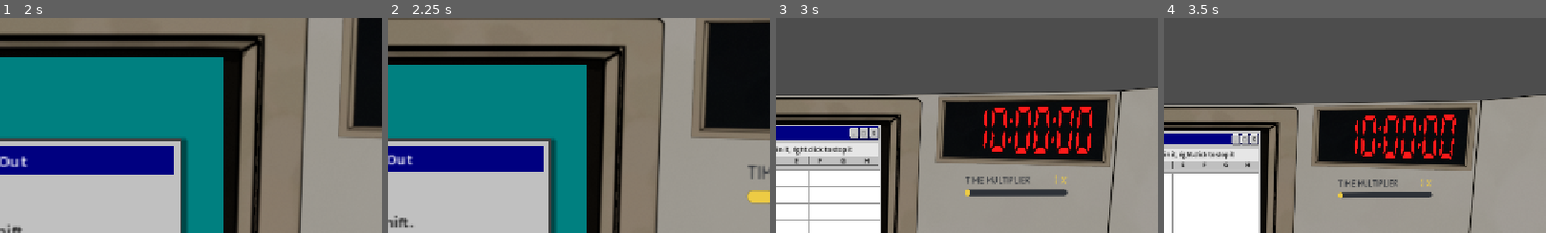
Above: before the commit, frames 1-4 (left to right).
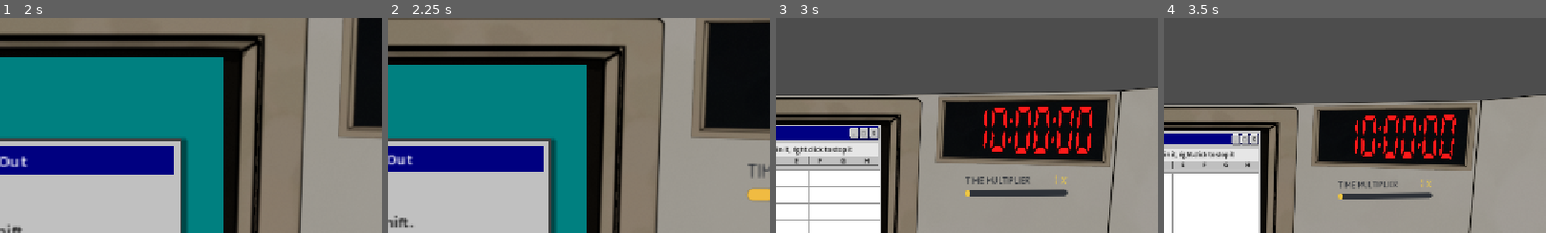
Above: after the commit, the same moments.

Repository: Jelleas/gmtk-2026
Game: Godot game, scene res://src/main.tscn
The game is run twice, just before and just after one commit, with the same random seed, the same clock (stepped at 60 frames per second) and the same inputs.
Inputs:
- Up to frame 1 (2 s): click "Spreadsheet" at 0.5 s; click "Video Distraction" at 1.25 s
- Up to frame 2 (2.25 s): click "Log On" at 2 s
- Up to frame 3 (3 s): click "Start" at 2.75 s
- Up to frame 4 (3.5 s): no input
The pictures show only the part of the screen within x 50-100%, y 0-50%; the shares and areas given below are measured in that part.

Frame 1 is identical in both runs. In frame 2, 0.3% of the frame differs, in the area x 94-100%, y 67-87%; in frame 3, 0.3%; in frame 4, 0.7%, in the area x 45-71%, y 75-85%.

Commit message:
polishing

Diff:
--- /dev/null
+++ b/src/audio/loop_sound.gd
@@ -0,0 +1,77 @@
+class_name LoopSound
+extends Node
+
+## A sound that runs for as long as something keeps happening, rather than once
+## per event. Typing is the case it was written for: a keystroke is too short to
+## hang a clip off, but a burst of them wants a continuous clatter that trails
+## off when the player stops.
+##
+## Call bump() on every event. The first one starts the loop; the rest just push
+## the silence back. Once they stop coming, the sound fades rather than cutting.
+
+## How long after the last bump() the sound starts going away.
+@export var idle_seconds := 0.25
+@export var fade_seconds := 0.3
+@export var volume_db := -6.0
+## Re-rolled on every fresh start so a long stretch of typing does not sound like
+## the same three seconds on repeat.
+@export var pitch_range := Vector2(0.94, 1.08)
+## Where the fade lands. Low enough to be gone before the player is stopped.
+@export var silent_db := -40.0
+
+var player: AudioStreamPlayer
+var idle_timer: Timer
+var fade_tween: Tween
+
+func setup(stream: AudioStream) -> void:
+	player = AudioStreamPlayer.new()
+	# Duplicated before being made to loop: the import is shared with anything else
+	# that preloads the same file, and looping is this node's business alone.
+	var looping := stream.duplicate()
+	if "loop" in looping:
+		looping.loop = true
+	player.stream = looping
+	add_child(player)
+
+	idle_timer = Timer.new()
+	idle_timer.one_shot = true
+	idle_timer.wait_time = idle_seconds
+	idle_timer.timeout.connect(fade_out)
+	add_child(idle_timer)
+
+## Another event happened: start the sound if it is not going, and either way put
+## off the fade.
+func bump() -> void:
+	if player == null:
+		return
+
+	if fade_tween:
+		fade_tween.kill()
+		fade_tween = null
+
+	player.volume_db = volume_db
+	if not player.playing:
+		player.pitch_scale = randf_range(pitch_range.x, pitch_range.y)
+		player.play()
+	idle_timer.start(idle_seconds)
+
+func fade_out() -> void:
+	if player == null or not player.playing:
+		return
+
+	idle_timer.stop()
+	fade_tween = create_tween()
+	fade_tween.tween_property(player, "volume_db", silent_db, fade_seconds)
+	fade_tween.tween_callback(player.stop)
+
+## Cuts the sound dead, for when the moment it belonged to is over rather than
+## merely quiet.
+func stop() -> void:
+	if player == null:
+		return
+
+	if fade_tween:
+		fade_tween.kill()
+		fade_tween = null
+	idle_timer.stop()
+	player.stop()
--- a/src/audio/sfx.gd
+++ b/src/audio/sfx.gd
@@ -6,6 +6,12 @@
 
 const DRAWER_OPEN := preload("res://resources/audio/drawer1.mp3")
 const DRAWER_CLOSE := preload("res://resources/audio/drawer2.mp3")
+
+## The mouse, for the things the player clicks on the computer rather than on the
+## desk. The desk props have their own sounds and do not want this on top.
+const MOUSE_CLICK := preload("res://resources/audio/mouse-click.mp3")
+const MOUSE_CLICK_DB := -8.0
+const MOUSE_CLICK_PITCH := Vector2(0.94, 1.06)
 
 ## The boss thinking it over on the way up. Picked at random so a long shift
 ## doesn't turn into the same syllable over and over.
@@ -57,6 +63,11 @@
 
 	play(streams[index], volume_db, pitch)
 
+## The click, at the volume and with the spread of pitch it wants everywhere it
+## is used, so no call site has to remember them.
+func play_click() -> void:
+	play(MOUSE_CLICK, MOUSE_CLICK_DB, randf_range(MOUSE_CLICK_PITCH.x, MOUSE_CLICK_PITCH.y))
+
 func _free_player() -> AudioStreamPlayer:
 	for player in _players:
 		if not player.playing:
--- a/src/clock/clock.gd
+++ b/src/clock/clock.gd
@@ -1,6 +1,6 @@
 extends Node2D
 
-signal total_multiplier_changed(multiplier: float, cap: float)
+signal total_multiplier_changed(multiplier: float, cap: float, active_count: int)
 
 @onready var clock_viewport: SubViewport = $ClockViewport
 @onready var clock_surface: Polygon2D = $ClockSurface
@@ -35,6 +35,11 @@
 ## tools/balance_sim.gd measures it - re-run that after touching MIN_DRAG.
 const DRAG_SCALE := 0.86
 
+## What the clock face does once the day is on its last hour, which is a quarter
+## of the round and wants to read as a moment rather than a stall.
+const LAST_HOUR_TINT := Color(1.0, 0.45, 0.4, 1.0)
+const LAST_HOUR_PULSE_SECONDS := 0.9
+
 var realtime = 0.0
 var time = 10 * 3600
 var last_hour_announced := false
@@ -46,6 +51,7 @@
 	EventBus.activity_ended.connect(on_activity_end)
 	EventBus.punishment_started.connect(on_punishment_start)
 	EventBus.punishment_ended.connect(on_punishment_end)
+	EventBus.last_hour_started.connect(on_last_hour_start)
 
 	%TimeLabel.text = format_time(time)
 	_update_multiplier_display()
@@ -103,15 +109,22 @@
 
 func positive_multiplier() -> float:
 	var total := 1.0
+	for bonus in active_bonuses.values():
+		if bonus > 0.0:
+			total += bonus
+	return total * combo_bonus()
+
+## How many distractions are really running. A punishment cuts one off by zeroing
+## its bonus rather than ending it, and one worth nothing is not part of a combo.
+func active_bonus_count() -> int:
 	var active := 0
-	# A punishment cuts a distraction off by zeroing its bonus rather than ending
-	# it, so those must not be counted towards the combo either.
 	for bonus in active_bonuses.values():
-		if bonus <= 0.0:
-			continue
-		total += bonus
-		active += 1
-	return total * COMBO_BONUS[mini(active, COMBO_BONUS.size() - 1)]
+		if bonus > 0.0:
+			active += 1
+	return active
+
+func combo_bonus() -> float:
+	return COMBO_BONUS[mini(active_bonus_count(), COMBO_BONUS.size() - 1)]
 
 func max_total_multiplier() -> float:
 	return MAX_TOTAL_MULTIPLIER
@@ -121,4 +134,14 @@
 	return DRAG_SCALE * maxf(MIN_DRAG, 1 / exp(hours / (10 - hours)))
 
 func _update_multiplier_display() -> void:
-	total_multiplier_changed.emit(positive_multiplier(), MAX_TOTAL_MULTIPLIER)
+	total_multiplier_changed.emit(positive_multiplier(), MAX_TOTAL_MULTIPLIER, active_bonus_count())
+
+## Home time is close enough to see. The face keeps pulsing for the rest of the
+## day - this is the stretch the drag curve makes a quarter of the round, so it
+## should look like it was meant.
+func on_last_hour_start() -> void:
+	var pulse := create_tween().set_loops()
+	pulse.tween_property(clock_surface, "modulate", LAST_HOUR_TINT, LAST_HOUR_PULSE_SECONDS) \
+		.set_trans(Tween.TRANS_SINE)
+	pulse.tween_property(clock_surface, "modulate", Color.WHITE, LAST_HOUR_PULSE_SECONDS) \
+		.set_trans(Tween.TRANS_SINE)
--- a/src/computer/computer.gd
+++ b/src/computer/computer.gd
@@ -90,7 +90,11 @@
 	_on_taskbar_tab_changed(tab)
 
 
+## The taskbar buttons the player presses. show_tab() is the same move made for
+## them by something else - the punishment dragging them back to the spreadsheet,
+## the day ending - and stays silent.
 func _select_task(tab: int) -> void:
+	Sfx.play_click()
 	show_tab(tab)
 
 
--- a/src/computer/spreadsheet/spreadsheet.gd
+++ b/src/computer/spreadsheet/spreadsheet.gd
@@ -12,8 +12,10 @@
 const MIN_CELL_FONT_SIZE := 6
 const HEADER_COLOR := Color(0.75, 0.75, 0.75, 1)
 const HEADER_BORDER_COLOR := Color(0.4, 0.4, 0.4, 1)
+const TYPING_SOUND := preload("res://resources/audio/typing.mp3")
 
 var cell_edits: Array = []
+var typing_sound: LoopSound
 var top_bar_label: Label
 var top_bar_background: ColorRect
 var status_message := ""
@@ -28,6 +30,13 @@
 func _ready() -> void:
 	_build_top_bar()
 	_build_headers()
+
+	# Only the player's own keystrokes reach this: set_cell_text() assigns
+	# LineEdit.text directly, which does not emit text_changed, so a task laying
+	# out its source data stays silent.
+	typing_sound = LoopSound.new()
+	add_child(typing_sound)
+	typing_sound.setup(TYPING_SOUND)
 
 	cell_edits.resize(ROWS)
 
@@ -250,6 +259,7 @@
 	_update_top_bar()
 
 func _on_cell_text_changed(_new_text: String, row: int, col: int) -> void:
+	typing_sound.bump()
 	if row == current_row and col == current_col:
 		_update_top_bar()
 	cell_text_changed.emit(row, col, _new_text)
--- a/src/computer/task/fill_cells_task.gd
+++ /dev/null
@@ -1,45 +0,0 @@
-class_name FillCellsTask
-extends SpreadsheetTask
-
-const DEFAULT_CELL_COUNT := 3
-const MIN_VALUE := 10
-const MAX_VALUE := 99
-
-var cell_count: int
-var required_cells: Dictionary[Vector2i, String] = {}
-
-func _init(spreadsheet: Spreadsheet, _cell_count: int = DEFAULT_CELL_COUNT) -> void:
-	cell_count = _cell_count
-	super._init(
-		"Fill the highlighted cells",
-		"Enter the values in the highlighted cells",
-		spreadsheet,
-	)
-
-func start_task() -> void:
-	var spreadsheet := get_spreadsheet()
-	spreadsheet.clear_cells()
-	required_cells.clear()
-
-	while required_cells.size() < cell_count:
-		var cell := Vector2i(randi_range(0, spreadsheet.ROWS - 1), randi_range(0, spreadsheet.COLS - 1))
-		if required_cells.has(cell):
-			continue
-
-		var required_value := str(randi_range(MIN_VALUE, MAX_VALUE))
-		required_cells[cell] = required_value
-		spreadsheet.set_cell_placeholder(cell.x, cell.y, required_value)
-		spreadsheet.set_cell_highlighted(cell.x, cell.y, true)
-
-func check_completed() -> bool:
-	if required_cells.is_empty():
-		return false
-
-	var spreadsheet := get_spreadsheet()
-	for cell in required_cells:
-		var cell_position: Vector2i = cell
-		if spreadsheet.get_cell_text(cell_position.x, cell_position.y) != required_cells[cell_position]:
-			return false
-
-	spreadsheet.cell_text_changed.disconnect(_on_cell_text_changed)
-	return true
--- a/src/login_screen/login_screen.gd
+++ b/src/login_screen/login_screen.gd
@@ -17,6 +17,7 @@
 		return
 
 	is_authenticating = true
+	Sfx.play_click()
 	EventBus.zoom_out_requested.emit()
 	status_label.text = "Logging on..."
 	await get_tree().create_timer(0.2).timeout
--- a/src/multiplier_meter/multiplier_meter.gd
+++ b/src/multiplier_meter/multiplier_meter.gd
@@ -4,15 +4,42 @@
 
 @onready var display: Node2D = $Display
 @onready var multiplier_label: Label = %MultiplierLabel
+@onready var combo_label: Label = %ComboLabel
 @onready var progress_bar: ProgressBar = %ProgressBar
+
+## Where the meter sits when nothing is running, and where it gets to when the day
+## is going as fast as it can. Everything between is a lerp on how full the bar is.
+const COOL_COLOR := Color(0.92941177, 0.79607844, 0.26666668, 1)
+const HOT_COLOR := Color(1.0, 0.36, 0.2, 1)
+## The idle bob, and what it grows into. The low end is what the meter has always
+## done, so a meter with nothing running looks untouched.
+const BOB_PIXELS := Vector2(3.0, 7.0)
+const BOB_SPEED := Vector2(1.7, 3.4)
+const TILT_RADIANS := Vector2(0.012, 0.035)
+
+const PUNCH_SCALE := 1.12
+const PUNCH_SECONDS := 0.18
 
 var clock: Node
 var multiplier := 1.0
 var cap := 1.0
 var float_time := 0.0
+## How full the bar is, 0-1. Drives the colour and the bob as well as the bar.
+var heat := 0.0
+var punch_tween: Tween
+## Owned by this instance so the tint does not write back into the scene's shared
+## style box.
+var fill_style: StyleBoxFlat
 
 
 func _ready() -> void:
+	var scene_fill := progress_bar.get_theme_stylebox(&"fill")
+	if scene_fill is StyleBoxFlat:
+		fill_style = scene_fill.duplicate()
+		progress_bar.add_theme_stylebox_override(&"fill", fill_style)
+
+	combo_label.hide()
+
 	clock = get_node_or_null(clock_path)
 	if clock == null:
 		push_warning("Multiplier meter needs a clock node.")
@@ -22,20 +49,60 @@
 	_on_total_multiplier_changed(
 		clock.call(&"positive_multiplier"),
 		clock.call(&"max_total_multiplier"),
+		clock.call(&"active_bonus_count"),
 	)
 
 
 func _process(delta: float) -> void:
-	float_time += delta
-	display.position.y = sin(float_time * 1.7) * 3.0
-	display.rotation = sin(float_time * 1.1) * 0.012
+	# The bob winds up with the multiplier, so a day being burned through looks
+	# like it out of the corner of an eye.
+	float_time += delta * lerpf(1.0, BOB_SPEED.y / BOB_SPEED.x, heat)
+	display.position.y = sin(float_time * BOB_SPEED.x) * lerpf(BOB_PIXELS.x, BOB_PIXELS.y, heat)
+	display.rotation = sin(float_time * 1.1) * lerpf(TILT_RADIANS.x, TILT_RADIANS.y, heat)
 
 
-func _on_total_multiplier_changed(new_multiplier: float, new_cap: float) -> void:
+func _on_total_multiplier_changed(new_multiplier: float, new_cap: float, active_count: int) -> void:
+	var previous := multiplier
 	multiplier = new_multiplier
 	cap = new_cap
+	heat = clampf(multiplier / cap, 0.0, 1.0)
+
 	multiplier_label.text = _format_multiplier(multiplier)
-	progress_bar.value = clampf(multiplier / cap * 100.0, 0.0, 100.0)
+	progress_bar.value = heat * 100.0
+
+	var color := COOL_COLOR.lerp(HOT_COLOR, heat)
+	multiplier_label.add_theme_color_override(&"font_color", color)
+	if fill_style:
+		fill_style.bg_color = color
+
+	_update_combo(active_count, color)
+	# Only on the way up: a kick as the boss forces everything off would read as a
+	# reward for being caught.
+	if multiplier > previous:
+		_punch()
+
+
+## Names the bonus for running more than one distraction at once, which is
+## otherwise invisible - the number moves, but nothing says why.
+func _update_combo(active_count: int, color: Color) -> void:
+	var bonus: float = clock.call(&"combo_bonus") if clock else 1.0
+	if active_count < 2 or is_equal_approx(bonus, 1.0):
+		combo_label.hide()
+		return
+
+	combo_label.text = "COMBO x%s" % _format_multiplier(bonus)
+	combo_label.add_theme_color_override(&"font_color", color)
+	combo_label.show()
+
+
+func _punch() -> void:
+	if punch_tween:
+		punch_tween.kill()
+
+	display.scale = Vector2.ONE * PUNCH_SCALE
+	punch_tween = create_tween()
+	punch_tween.tween_property(display, "scale", Vector2.ONE, PUNCH_SECONDS) \
+		.set_trans(Tween.TRANS_BACK).set_ease(Tween.EASE_OUT)
 
 
 func _format_multiplier(value: float) -> String:
--- a/src/multiplier_meter/multiplier_meter.tscn
+++ b/src/multiplier_meter/multiplier_meter.tscn
@@ -67,6 +67,15 @@
 text = "X"
 vertical_alignment = 1
 
+[node name="ComboLabel" type="Label" parent="Display/PanelContainer/MarginContainer/VBoxContainer/HBoxContainer" unique_id=1450339907]
+unique_name_in_owner = true
+layout_mode = 2
+theme_override_colors/font_color = Color(0.92941177, 0.79607844, 0.26666668, 1)
+theme_override_fonts/font = ExtResource("2_font")
+theme_override_font_sizes/font_size = 14
+text = "COMBO x1.5"
+vertical_alignment = 1
+
 [node name="ProgressBar" type="ProgressBar" parent="Display/PanelContainer/MarginContainer/VBoxContainer" unique_id=1450339908]
 unique_name_in_owner = true
 custom_minimum_size = Vector2(10, 10)
--- a/src/phone/phone.gd
+++ b/src/phone/phone.gd
@@ -3,7 +3,9 @@
 const SOURCE_ID := &"dating_app"
 ## The biggest payout of the three, because it costs the most to run: the drawer
 ## has to be open, a swipe is needed every SWIPE_RESET_DELAY to hold the bonus up,
-## and dragging the drawer shut is the slowest way to go clean when the boss rises.
+## and the drawer takes the longest to go clean with - the spinner stops on a
+## right-click and the video on a tab change, but the drawer has a slide to sit
+## through before the phone is out of sight.
 const ACTIVITY_BONUS := 4.0
 const SWIPE_BONUS_INCREASE := 0.5
 const MAX_ACTIVITY_BONUS := 7.0
Not shown, added: src/audio/loop_sound.gd.uid
Not shown, removed: src/computer/task/fill_cells_task.gd.uid
